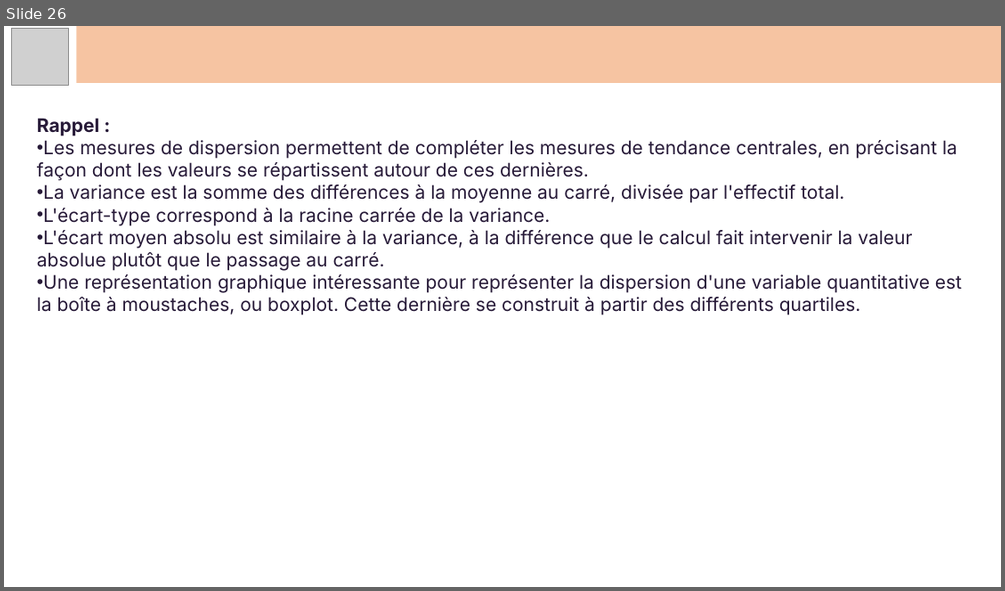
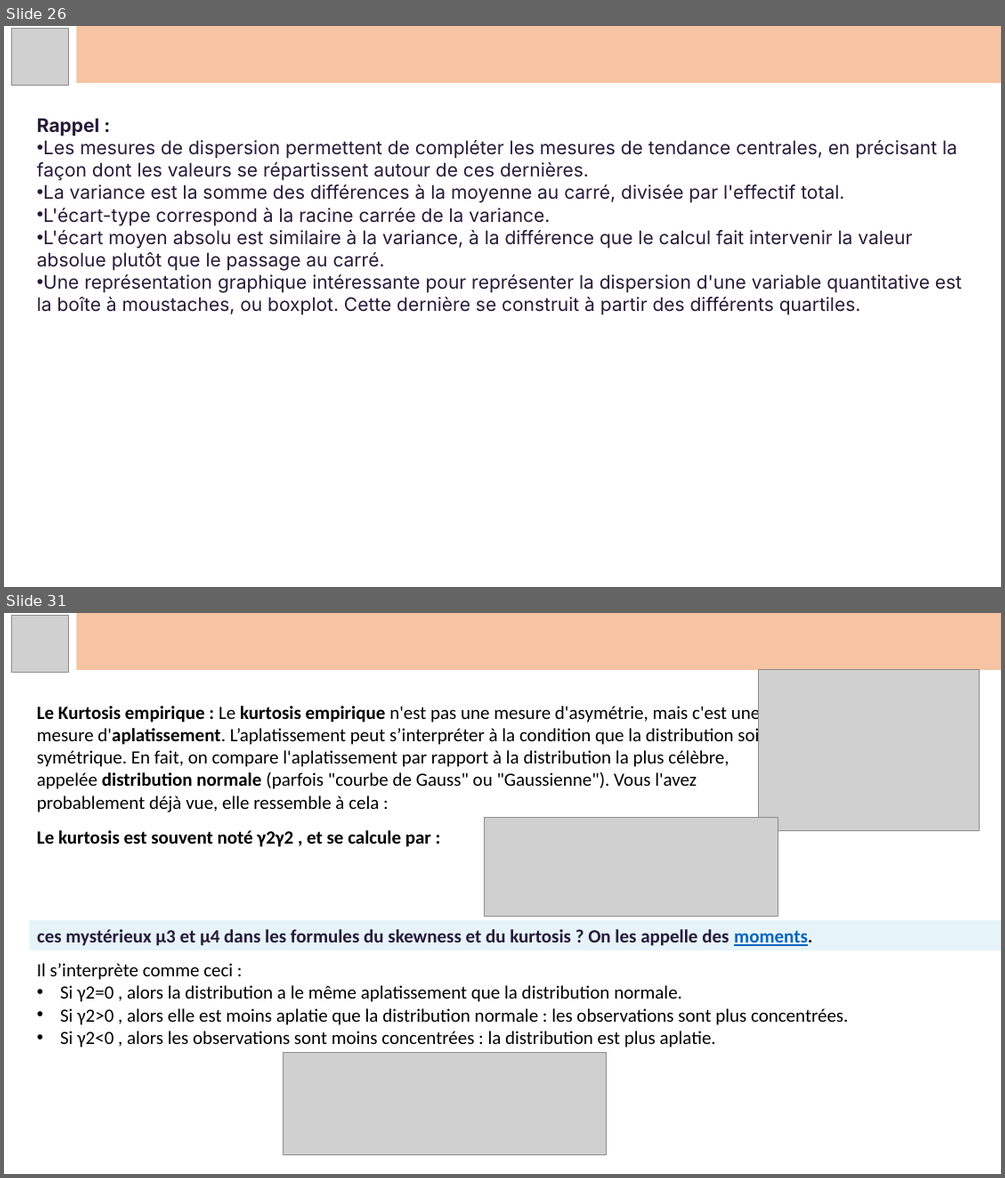
Before and after one commit to Koraiche/Artificial_Intelligence, a slide deck: Docs/Courses/Data Science/Data Analysis/Statistiques.pptx. Shown one above the other, each under a label of ours: slide 26 before the commit, slides 26 and 31 after it; the slides between them are not shown. The pictures are 1005x591 and 1005x1178 pixels, drawn with LibreOffice and Linux fonts; fonts in the diff are those of the drawing; grey boxes stand for pictures. Boxes give left, top, right and bottom in pixels: in the first picture for what was removed or moved away, otherwise in the second. Text is boxed around its words. In the diff, an @@ line names an element or a change of style, - is before the commit and + after.

```diff
--- a/Docs/Courses/Data Science/Data Analysis/Statistiques.pptx
+++ b/Docs/Courses/Data Science/Data Analysis/Statistiques.pptx
@@ slide 31 added at <box>4,613,1001,1174</box>, background #FFFFFF @@
@@ picture added at <box>11,616,68,672</box> @@
@@ rectangle added at <box>77,613,1001,670</box>, fill #F4B183 at 75% opacity @@
@@ picture added at <box>759,670,979,831</box> @@
@@ text added at <box>37,703,765,812</box>, 18 pt, text #000000 @@
+Le Kurtosis empirique : Le kurtosis empirique n'est pas une mesure d'asymétrie, mais c'est une mesure d'aplatissement. L’aplatissement peut s’interpréter à la condition que la distribution soit symétrique. En fait, on compare l'aplatissement par rapport à la distribution la plus célèbre, appelée distribution normale (parfois "courbe de Gauss" ou "Gaussienne"). Vous l'avez probablement déjà vue, elle ressemble à cela :
@@ picture added at <box>485,818,778,916</box> @@
@@ text added at <box>37,830,431,847</box>, 18 pt, text #000000, bold @@
+Le kurtosis est souvent noté γ2γ2 , et se calcule par :
@@ rectangle added at <box>30,920,1001,950</box>, fill #E6F4FA, 18 pt, text #271A38, bold @@
+ces mystérieux μ3 et μ4 dans les formules du skewness et du kurtosis ? On les appelle des moments.
@@ text added at <box>37,963,848,1047</box>, 18 pt, text #000000 @@
+Il s’interprète comme ceci :
+• Si γ2=0 , alors la distribution a le même aplatissement que la distribution normale.
+• Si γ2>0 , alors elle est moins aplatie que la distribution normale : les observations sont plus concentrées.
+• Si γ2<0 , alors les observations sont moins concentrées : la distribution est plus aplatie.
@@ picture added at <box>283,1053,607,1155</box> @@
```
Also in this commit, not shown: 19 other slides added, 23 other files.
